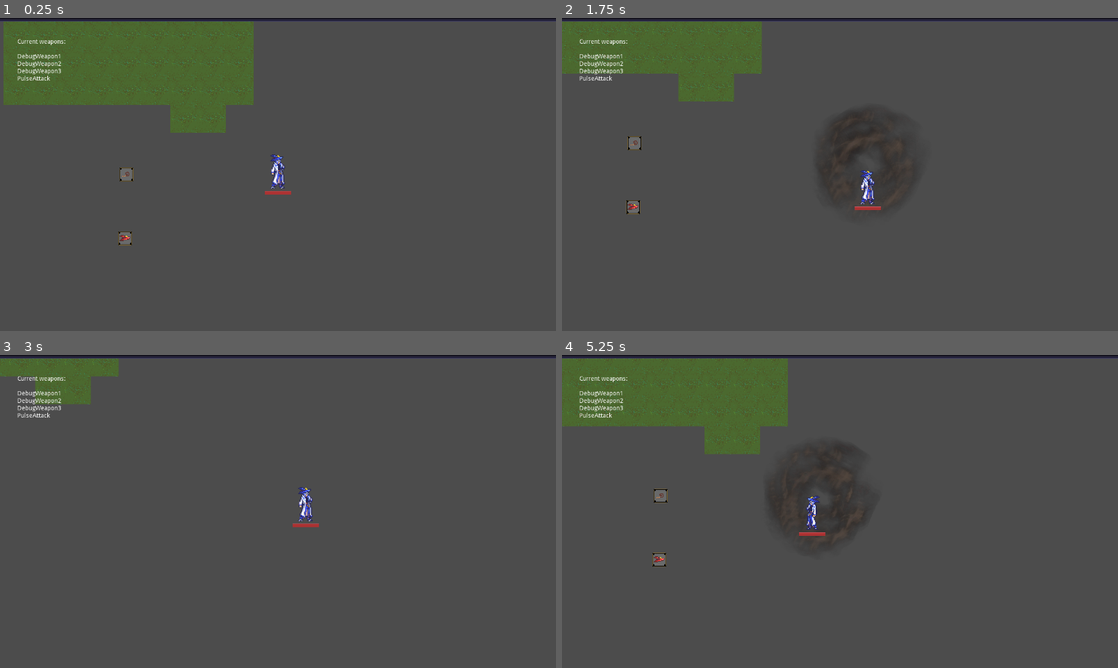
Above: before the commit, frames 1-4 (two rows, left to right).
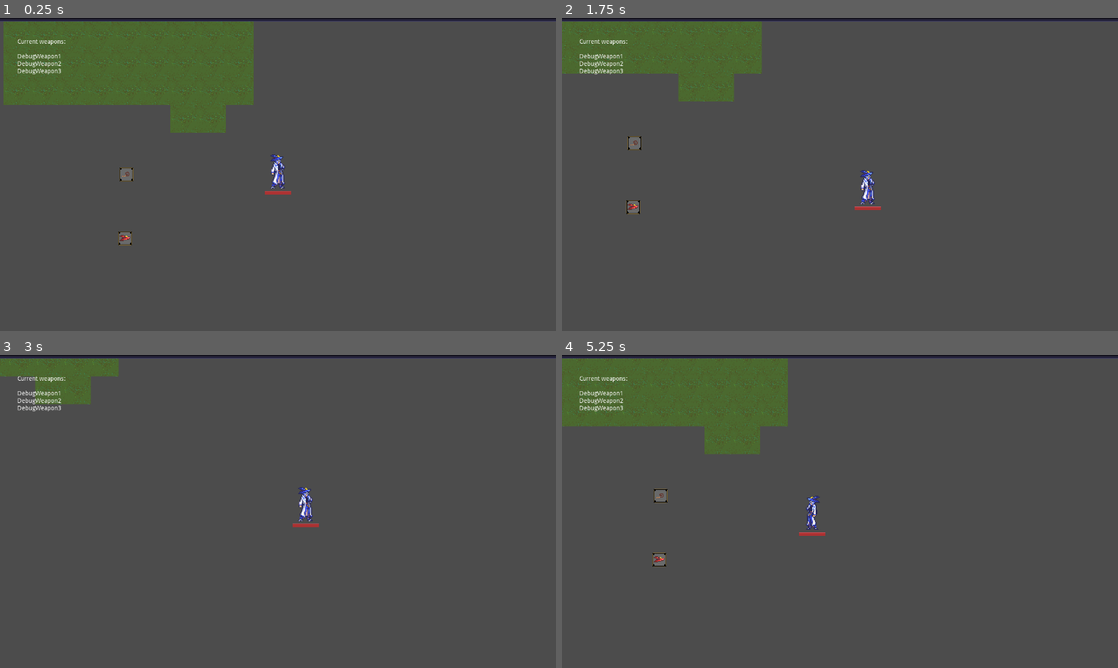
Above: after the commit, the same moments.

Repository: awindahl/rw-gamejam
Game: Godot game, scene res://TestBench.tscn
Two runs of this game, one before a commit and one after it. Both use one fixed random seed, a clock stepped at 60 frames per second and the inputs below. The project has no main scene, so this scene is started directly.
Inputs:
- Up to frame 1 (0.25 s): no input
- Up to frame 2 (1.75 s): tap Enter (ui_accept) at 0.5, 0.77, 1.52 s; hold Right (ui_right) 0.53-1.28 s; hold Down (ui_down) from 1.28 s (still down)
- Up to frame 3 (3 s): release Down (ui_down) at 2.03 s; hold Right (ui_right) 2.03-2.78 s; hold Up (ui_up) from 2.78 s (still down)
- Up to frame 4 (5.25 s): tap Enter (ui_accept) at 3.02, 3.77, 4.52 s; release Up (ui_up) at 3.53 s; hold Left (ui_left) 3.53-5.03 s; hold Down (ui_down) from 5.03 s (still down)

The runs differ from the first frame. In frame 1, less than 0.1% of the frame differs, in the area x 3-9%, y 18-20%; in frame 2, 1.1%, in the area x 3-62%, y 18-56%; in frame 3, less than 0.1%; in frame 4, 1.0%.
Error in both runs: Attempt to call function 'add_child' in base 'null instance' on a null instance. (res://gameMaster.gd:13)

Commit message:
removed my changes to player

Diff:
--- a/RW gamejam/Scenes/Player.tscn
+++ b/RW gamejam/Scenes/Player.tscn
@@ -6,7 +6,6 @@
 [ext_resource path="res://Assets/UI_hpbar_bg.png" type="Texture" id=4]
 [ext_resource path="res://Assets/UI_hpbar.png" type="Texture" id=5]
 [ext_resource path="res://Assets/UI_xpbar_bg.png" type="Texture" id=6]
-[ext_resource path="res://Scenes/PulseAttack.tscn" type="PackedScene" id=7]
 
 [sub_resource type="RectangleShape2D" id=1]
 extents = Vector2( 31, 32 )
@@ -86,8 +85,6 @@
 
 [node name="DebugWeapon3" type="Node2D" parent="Weapons"]
 
-[node name="PulseAttack" parent="Weapons" instance=ExtResource( 7 )]
-
 [node name="CanvasLayer" type="CanvasLayer" parent="."]
 
 [node name="UI" type="Control" parent="CanvasLayer"]
Not shown: 1 places in RW gamejam/Scenes/Player.tscn that only renumber resources
